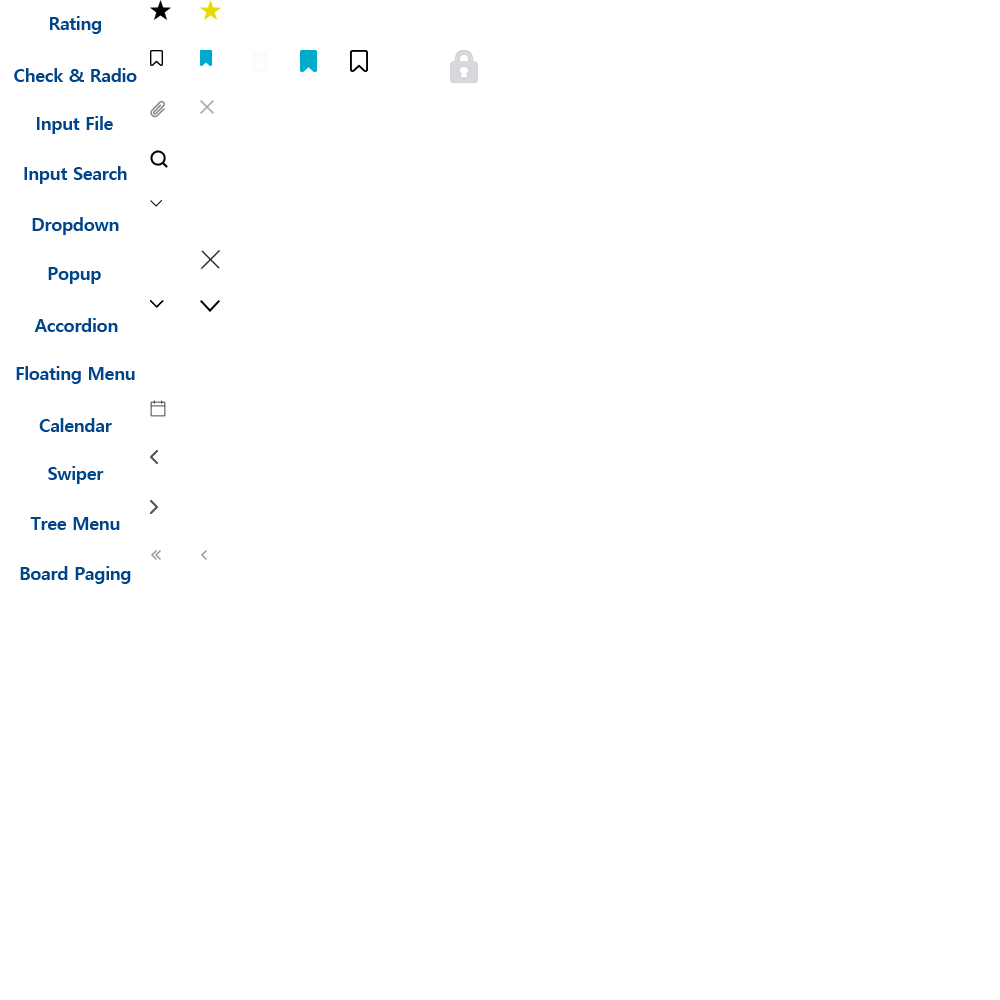
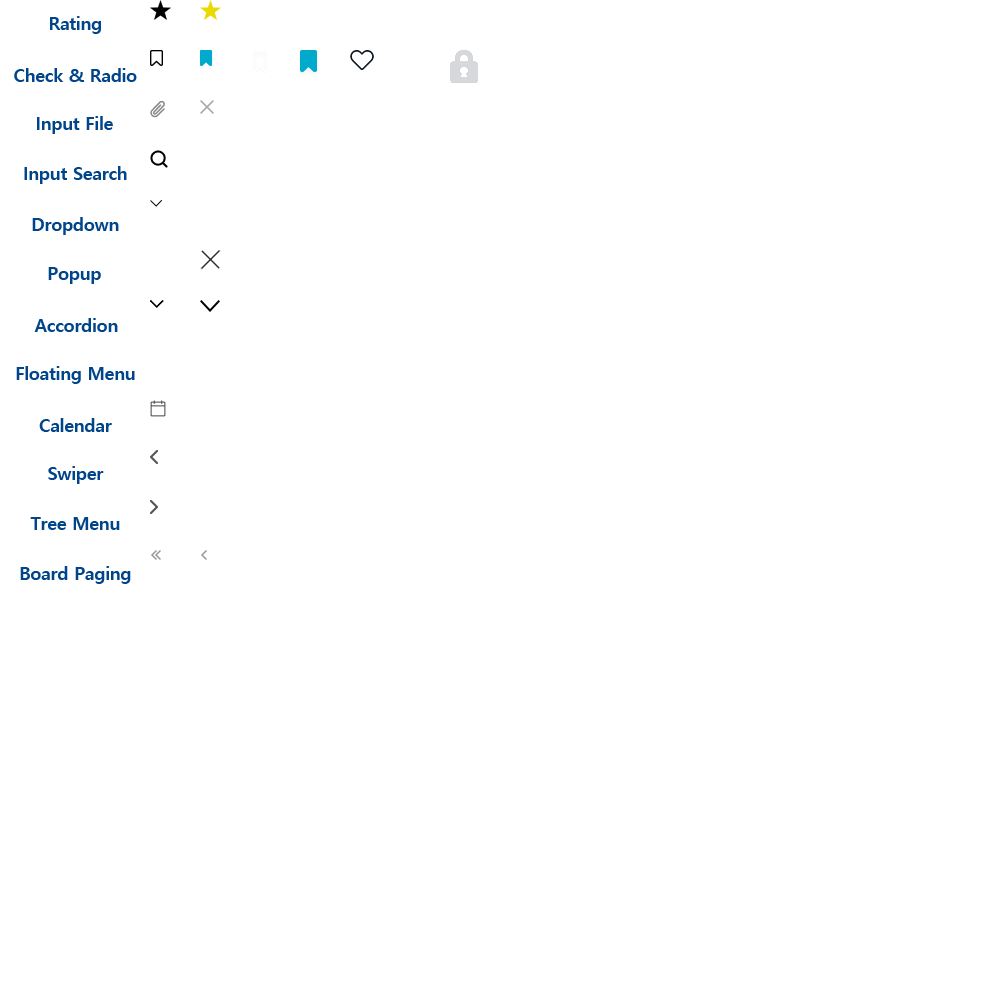
Layer changes from the first 1000 × 1000 image to the second:
renamed "레이어 19" to "레이어 25", painted on it over [350, 50, 374, 72]
